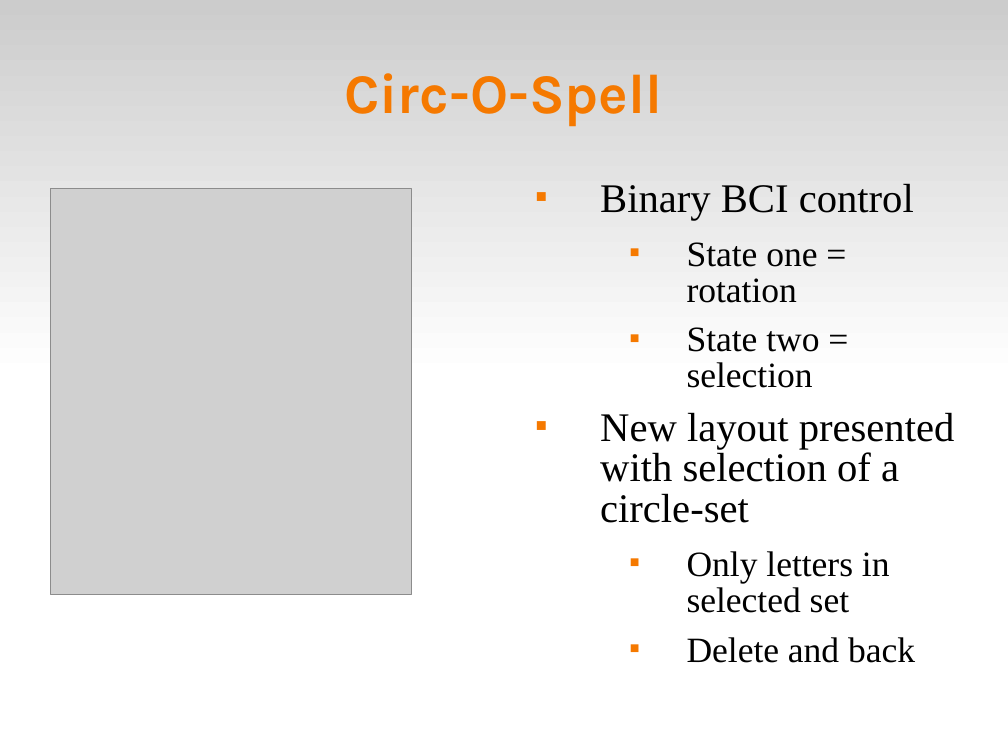
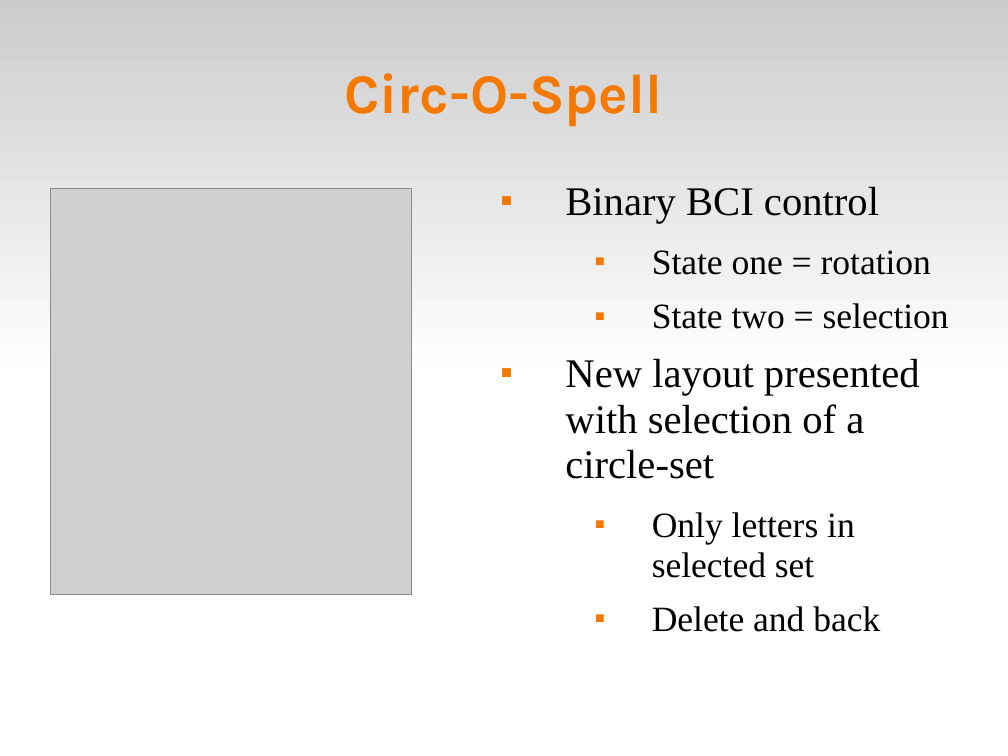
Before and after one commit to abdullah38rcc/BCI-Virtual-Keyboard, a slide deck: slide 3 of master's/docs/virtKey.ppt (slide 2 before the commit). Drawn at 1008x756 pixels with LibreOffice and Linux fonts; fonts in the diff are those of the drawing; grey boxes stand for pictures. Boxes give left, top, right and bottom in pixels: in the first picture for what was removed or moved away, otherwise in the second. Text is boxed around its words. In the diff, an @@ line names an element or a change of style, - is before the commit and + after.

```diff
--- a/master's/docs/virtKey.ppt
+++ b/master's/docs/virtKey.ppt
@@ text "Binary BCI control": place and size @@
-text "Binary BCI control" at [600, 183, 955, 663]
+text "Binary BCI control" at [565, 186, 949, 632]
@@ text "Binary BCI control" at [565, 186, 949, 632]: line spacing 0.83 to 0.93 @@
```
Also in this commit, not shown: 1 slide added, 1 other file.
